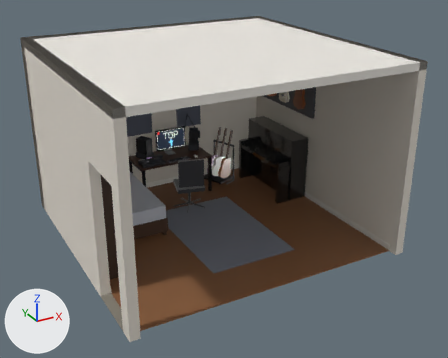
The glTF model scene/assets/room.glb as it was, and as the next commit left it.
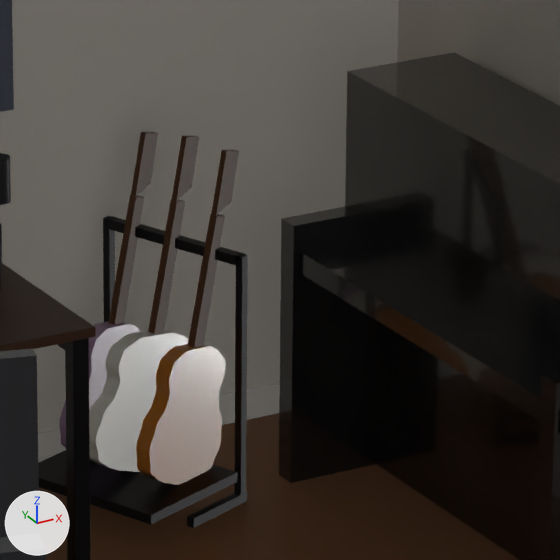
Each version appears first whole from a 50 mm lens placed at (-4.42, -8.55, 5.14), pointed at (0.12, -0.29, 1.01), and next in a close-up on the part from 44% to 62% of the width and 30% to 53% of the height. Arrows for +X, +Y and +Z are at lower left; the lights stay in place. The older version's two pictures come first. Where no turn or scale is listed for an object, it has been applied to the vertices. Vertices at exactly the same position are counted once.

The scene before the commit, as lines of its bpy script (objects in view):
```python
ob_desk_static = bpy.data.objects.new('desk_static', me_desk_static_mesh)
ob_desk_static.location = (0.0, 0.0, 0.0)
ob_guitars_static = bpy.data.objects.new('guitars_static', me_guitars_static_mesh)
ob_guitars_static.location = (2.1, 1.45, 1.72)
ob_panels_static = bpy.data.objects.new('panels_static', me_panels_static_mesh)
ob_panels_static.location = (0.0, 0.0, 0.0)
# also in view: 'chair_static' at (0.05, 0.92, 0.52); 'piano_standin_static' at (1.85, 0.95, 0.61); 'room_static' at (0.0, 0.04, 1.55)
```
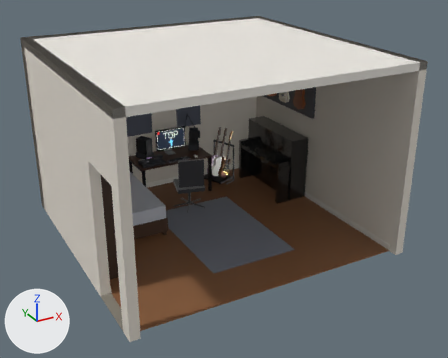
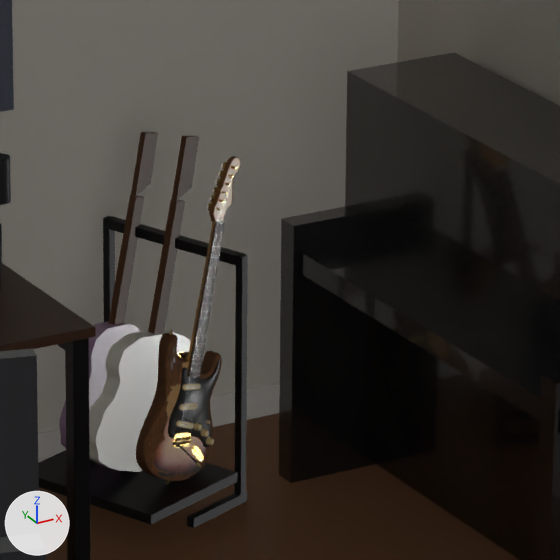
The change in detail:
Picture 'guitar_04_atlas' (img_guitar_04_atlas) is new.
Picture 'guitar_04_orm' (img_guitar_04_orm) is new.
Material 'mat_guitar_04_strings_web' (mat_mat_guitar_04_strings_web) is new.
Its base color is (0.468, 0.474, 0.462) (grey #b6b7b5).
Its metallic is 1.0.
Its roughness is 0.3.
Material 'mat_guitar_04' (mat_mat_guitar_04) is new.
Uses the picture img_guitar_04_atlas.
Uses the picture img_guitar_04_orm.
me_guitars_static_mesh is used by ob_guitars_static; location (2.1, 1.45, 1.72).
me_guitars_static_mesh had 1286 vertices, 2456 faces and spanned x -1.32..0.1, y -1.16..0.59, z -1.72..1.07.
me_guitars_static_mesh now has 1110 vertices, 2116 faces and spans x -1.32..0.1, y -1.16..0.59, z -1.72..1.07.
me_guitars_static_mesh part 1: the loose piece of 160 vertices spanning x -1.1..-0.76, y 0.05..0.23, z -1.63..-1.21 is deleted.
me_guitars_static_mesh part 2: the loose piece of 8 vertices spanning x -0.9..-0.75, y 0.14..0.22, z -1.26..-0.84 is deleted.
me_guitars_static_mesh part 3: the loose piece of 8 vertices spanning x -0.8..-0.69, y 0.19..0.24, z -0.84..-0.66 is deleted.
me_guitars_static_mesh no longer uses material mat_mat_fp_guitars_footprint_04 (orange #c0762a).
Mesh me_guitar_04_strings_mesh_001 is new.
It has 168 vertices, 312 faces and spans x -0.11..0.131, y -0.042..0.057, z -0.331..0.464.
It uses material mat_mat_guitar_04_strings_web (grey #b6b7b5).
Mesh me_guitar_04_body_mesh is new.
It has 3665 vertices, 6904 faces and spans x -0.188..0.223, y -0.087..0.076, z 0.0..0.941.
It uses material mat_mat_guitar_04.
Object 'guitar_04_strings' (ob_guitar_04_strings) is new; it shows me_guitar_04_strings_mesh_001.
Its location is (1.235, 1.581, 0.552).
Object 'guitar_04_body' (ob_guitar_04_body) is new; it shows me_guitar_04_body_mesh.
Its location is (1.179, 1.595, 0.1).

Where the change shows, as pixel boxes [x1, y1, x2, y2] in the close-ups (560 x 560 px):
'guitar_04_body', added: after [136, 156, 241, 484]
'guitar_04_strings', added: after [178, 172, 233, 444]
part 1 of me_guitars_static_mesh, deleted: before [136, 344, 226, 485]
part 2 of me_guitars_static_mesh, deleted: before [188, 214, 225, 347]
part 3 of me_guitars_static_mesh, deleted: before [211, 150, 239, 216]
